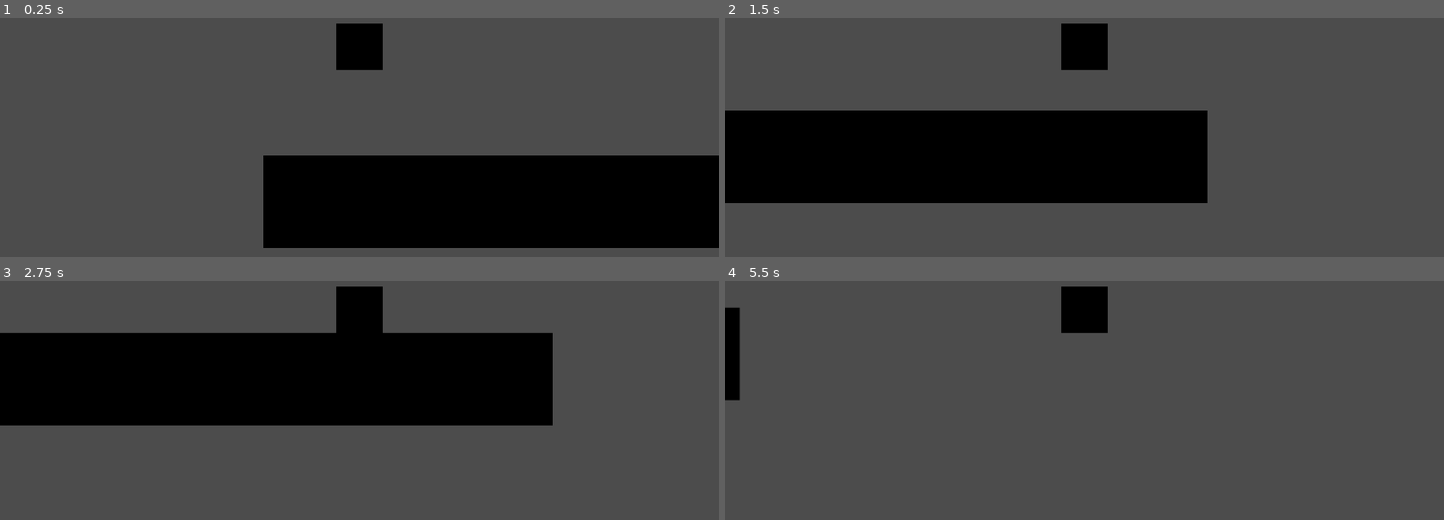
Above: before the commit, frames 1-4 (two rows, left to right).
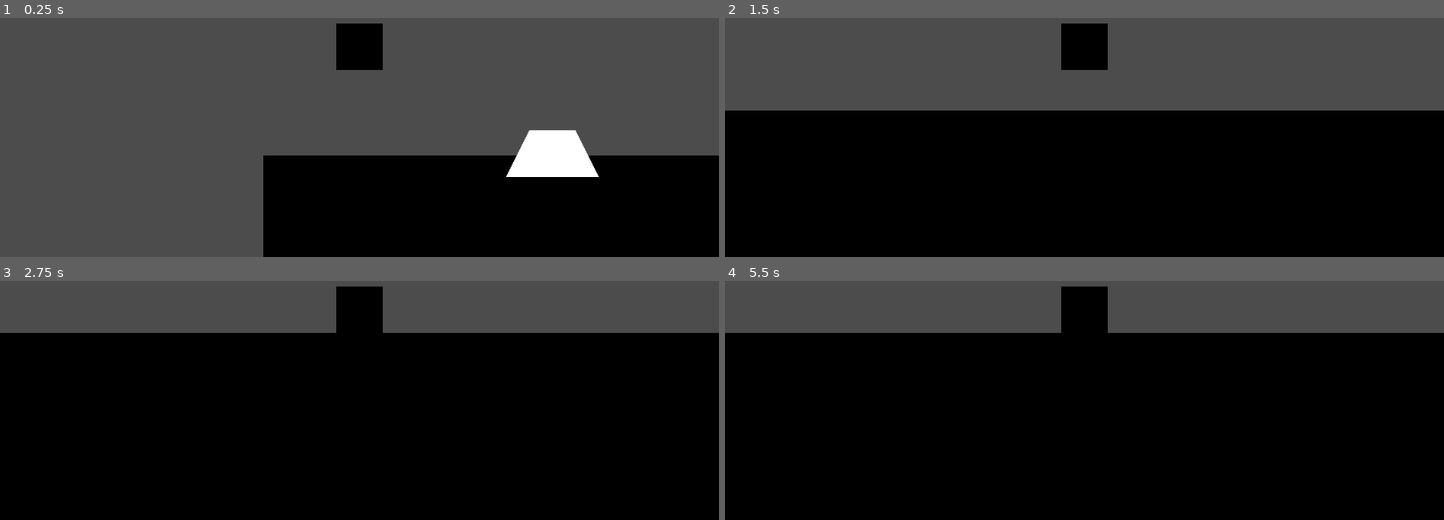
Above: after the commit, the same moments.

Repository: RavenJFelix/Square
Game: Godot game, scene res://testLevel/test.tscn
Two runs of this game, one before a commit and one after it. Both use one fixed random seed, a clock stepped at 60 frames per second and the inputs below. The project has no main scene, so this scene is started directly.
Inputs:
- Up to frame 1 (0.25 s): no input
- Up to frame 2 (1.5 s): hold Right (ui_right) from 0.53 s (still down); tap Up (ui_up) at 0.77 s
- Up to frame 3 (2.75 s): tap Up (ui_up) at 1.52 s; release Right (ui_right) at 2.03 s; hold Left (ui_left) from 2.03 s (still down)
- Up to frame 4 (5.5 s): release Left (ui_left) at 2.78 s; hold Right (ui_right) 2.78-4.28 s; tap Up (ui_up) at 3.02, 3.77, 4.52 s; hold Left (ui_left) 4.28-5.03 s; hold Right (ui_right) from 5.03 s (still down)

The runs differ from the first frame. In frame 1, 4.3% of the frame differs, in the area x 36-100%, y 46-100%; in frame 2, 35%; in frame 3, 48%; in frame 4, 78%, in the area x 0-100%, y 11-100%.

Commit message:
Really messy restore ahhhh

Diff:
--- /dev/null
+++ b/entity/npc/enemies/slowzoid/KinematicBody2D.gd
@@ -0,0 +1,13 @@
+extends KinematicBody2D
+
+# Declare member variables here. Examples:
+# var a = 2
+# var b = "text"
+
+# Called when the node enters the scene tree for the first time.
+func _ready():
+	pass # Replace with function body.
+
+# Called every frame. 'delta' is the elapsed time since the previous frame.
+#func _process(delta):
+#	pass
--- /dev/null
+++ b/entity/npc/enemies/slowzoid/slowzoid.gd
@@ -0,0 +1,40 @@
+extends KinematicBody2D
+
+var moving_right = false
+var motion = Vector2()
+var gravity = 20
+export var speed = 500
+# Declare member variables here. Examples:
+# var a = 2
+# var b = "text"
+var manager
+# Called when the node enters the scene tree for the first time.
+func _ready():
+	manager = get_parent()
+
+func handle_state():
+	print(get_position().x)
+	print(manager.get_left_bound())
+	if get_position().x < manager.get_left_bound():
+		moving_right = true
+	elif get_position().x > manager.get_right_bound():
+		moving_right = false
+
+func logical_motion():
+	if moving_right:
+		motion.x = speed
+	elif not moving_right:
+		motion.x = -speed
+
+func ambient_physics():
+	motion.y += gravity
+
+func _physics_process(delta):
+	handle_state()
+	logical_motion()
+	ambient_physics()
+	motion = move_and_slide(motion)
+
+# Called every frame. 'delta' is the elapsed time since the previous frame.
+#func _process(delta):
+#	pass
--- a/entity/npc/enemies/slowzoid/slowzoid.tscn
+++ b/entity/npc/enemies/slowzoid/slowzoid.tscn
@@ -1,4 +1,7 @@
-[gd_scene load_steps=4 format=2]
+[gd_scene load_steps=6 format=2]
+
+[ext_resource path="res://entity/npc/enemies/slowzoid/slowzoid_manager.gd" type="Script" id=1]
+[ext_resource path="res://entity/npc/enemies/slowzoid/slowzoid.gd" type="Script" id=2]
 
 [sub_resource type="ConvexPolygonShape2D" id=1]
 
@@ -7,7 +10,8 @@
 
 [sub_resource type="RectangleShape2D" id=3]
 
-[node name="slowzoid" type="Node2D"]
+[node name="slowzoidMan" type="Node2D"]
+script = ExtResource( 1 )
 
 [node name="leftBound" type="Node2D" parent="."]
 position = Vector2( -260, 0 )
@@ -15,25 +19,28 @@
 [node name="rightBound" type="Node2D" parent="."]
 position = Vector2( 290, 0 )
 
-[node name="KinematicBody2D" type="KinematicBody2D" parent="."]
+[node name="slowzoidItself" type="KinematicBody2D" parent="."]
+scale = Vector2( 2.48436, 2.48436 )
+script = ExtResource( 2 )
 
-[node name="Collision2D" type="CollisionShape2D" parent="KinematicBody2D"]
+[node name="Collision2D" type="CollisionShape2D" parent="slowzoidItself"]
+scale = Vector2( 1, 1.70843 )
 shape = SubResource( 1 )
 one_way_collision_margin = 0.0
 
-[node name="Polygon2D" type="Polygon2D" parent="KinematicBody2D"]
+[node name="Polygon2D" type="Polygon2D" parent="slowzoidItself"]
 position = Vector2( 0.82205, -0.607606 )
 scale = Vector2( 0.966447, 0.941714 )
 polygon = PoolVector2Array( 9.49659, -9.97372, 19.8438, 11.2641, -21.545, 11.2641, -11.1978, -9.97372 )
 
-[node name="Slowbox" type="Area2D" parent="KinematicBody2D"]
+[node name="Slowbox" type="Area2D" parent="slowzoidItself"]
 
-[node name="CollisionShape2D" type="CollisionShape2D" parent="KinematicBody2D/Slowbox"]
+[node name="SlowColl" type="CollisionShape2D" parent="slowzoidItself/Slowbox"]
 shape = SubResource( 2 )
 
-[node name="Area2D" type="Area2D" parent="KinematicBody2D"]
+[node name="Area2D" type="Area2D" parent="slowzoidItself"]
 
-[node name="CollisionShape2D" type="CollisionShape2D" parent="KinematicBody2D/Area2D"]
+[node name="DeathCol" type="CollisionShape2D" parent="slowzoidItself/Area2D"]
 rotation = 3.14159
 shape = SubResource( 3 )
 one_way_collision = true
--- /dev/null
+++ b/entity/npc/enemies/slowzoid/slowzoid_manager.gd
@@ -0,0 +1,18 @@
+extends Node2D
+var leftBound
+var rightBound
+# Declare member variables here. Examples:
+# var a = 2
+# var b = "text"
+
+# Called when the node enters the scene tree for the first time.
+func _ready():
+	leftBound = get_node("leftBound")
+	rightBound = get_node("rightBound")
+	assert(leftBound.get_position().x < rightBound.get_position().x)
+
+func get_left_bound():
+	return leftBound.get_position().x
+
+func get_right_bound():
+	return rightBound.get_position().x
--- a/testLevel/test.tscn
+++ b/testLevel/test.tscn
@@ -1,13 +1,17 @@
-[gd_scene load_steps=3 format=2]
+[gd_scene load_steps=4 format=2]
 
 [ext_resource path="res://map/basicPlatform.tscn" type="PackedScene" id=1]
 [ext_resource path="res://entity/pc/player/player.tscn" type="PackedScene" id=2]
+[ext_resource path="res://entity/npc/enemies/slowzoid/slowzoid.tscn" type="PackedScene" id=3]
 
 [node name="Node2D" type="Node2D"]
 
 [node name="Polygon2D" parent="." instance=ExtResource( 1 )]
-position = Vector2( 333.345, 178.074 )
-scale = Vector2( 35.4718, 4.94627 )
+position = Vector2( 1177.81, 255.995 )
+scale = Vector2( 119.918, 12.7383 )
 
 [node name="KinematicBody2D" parent="." instance=ExtResource( 2 )]
 position = Vector2( 81.4803, -27.7509 )
+
+[node name="slowzoid" parent="." instance=ExtResource( 3 )]
+position = Vector2( 412.533, 86.61 )
